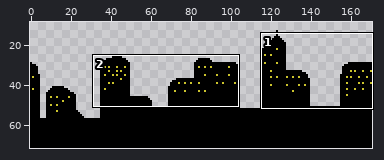
Edited in one commit: pixel-art file (assets/distant-back-half.ase). Above, an overview of the earlier version with the close-up marked.
Close-up. Before the commit:
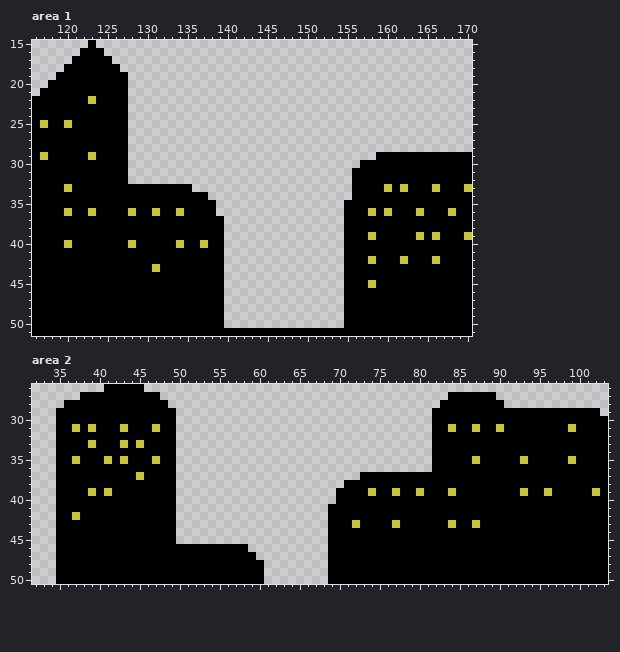
171x72 pixels, 1 frame. Shown: area 1: x 116..170, y 15..51; area 2: x 32..103, y 26..50. The wide view leaves out empty margins. The commit also changed other parts of the picture, which this record leaves out.
After:
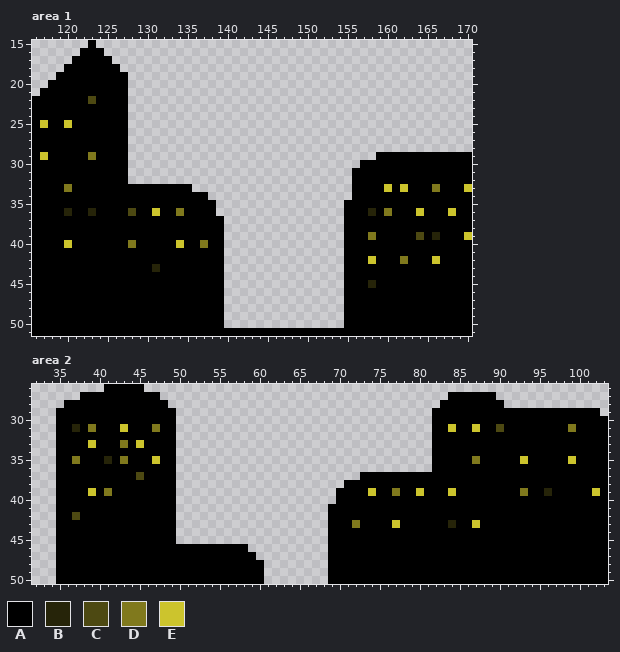
Palette (. is transparent): A #000000  B #262409  C #4d4912  D #80791d  E #ccc42d
From old to new:
{"where": "area 1"}
{"y":22,"x":123,"old":"E","new":"C"}
{"y":29,"x":123,"old":"E","new":"D"}
{"y":33,"x":120,"old":"E","new":"D"}
{"y":33,"x":166,"old":"E","new":"D"}
{"y":36,"x":120,"old":"E","new":"B"}
{"y":36,"x":123,"old":"E","new":"B"}
{"y":36,"x":128,"old":"E","new":"C"}
{"y":36,"x":134,"old":"E","new":"D"}
{"y":36,"x":158,"old":"E","new":"B"}
{"y":36,"x":160,"old":"E","new":"D"}
{"y":39,"x":158,"old":"E","new":"D"}
{"y":39,"x":164,"old":"E","new":"C"}
{"y":39,"x":166,"old":"E","new":"B"}
{"y":40,"x":128,"old":"E","new":"D"}
{"y":40,"x":137,"old":"E","new":"D"}
{"y":42,"x":162,"old":"E","new":"D"}
{"y":43,"x":131,"old":"E","new":"B"}
{"y":45,"x":158,"old":"E","new":"B"}
{"where": "area 2"}
{"y":31,"x":37,"old":"E","new":"B"}
{"y":31,"x":39,"old":"E","new":"D"}
{"y":31,"x":47,"old":"E","new":"D"}
{"y":31,"x":90,"old":"E","new":"C"}
{"y":31,"x":99,"old":"E","new":"D"}
{"y":33,"x":43,"old":"E","new":"D"}
{"y":35,"x":37,"old":"E","new":"D"}
{"y":35,"x":41,"old":"E","new":"B"}
{"y":35,"x":43,"old":"E","new":"D"}
{"y":35,"x":87,"old":"E","new":"D"}
{"y":37,"x":45,"old":"E","new":"C"}
{"y":39,"x":41,"old":"E","new":"D"}
{"y":39,"x":77,"old":"E","new":"D"}
{"y":39,"x":93,"old":"E","new":"D"}
{"y":39,"x":96,"old":"E","new":"B"}
{"y":42,"x":37,"old":"E","new":"C"}
{"y":43,"x":72,"old":"E","new":"D"}
{"y":43,"x":84,"old":"E","new":"B"}
